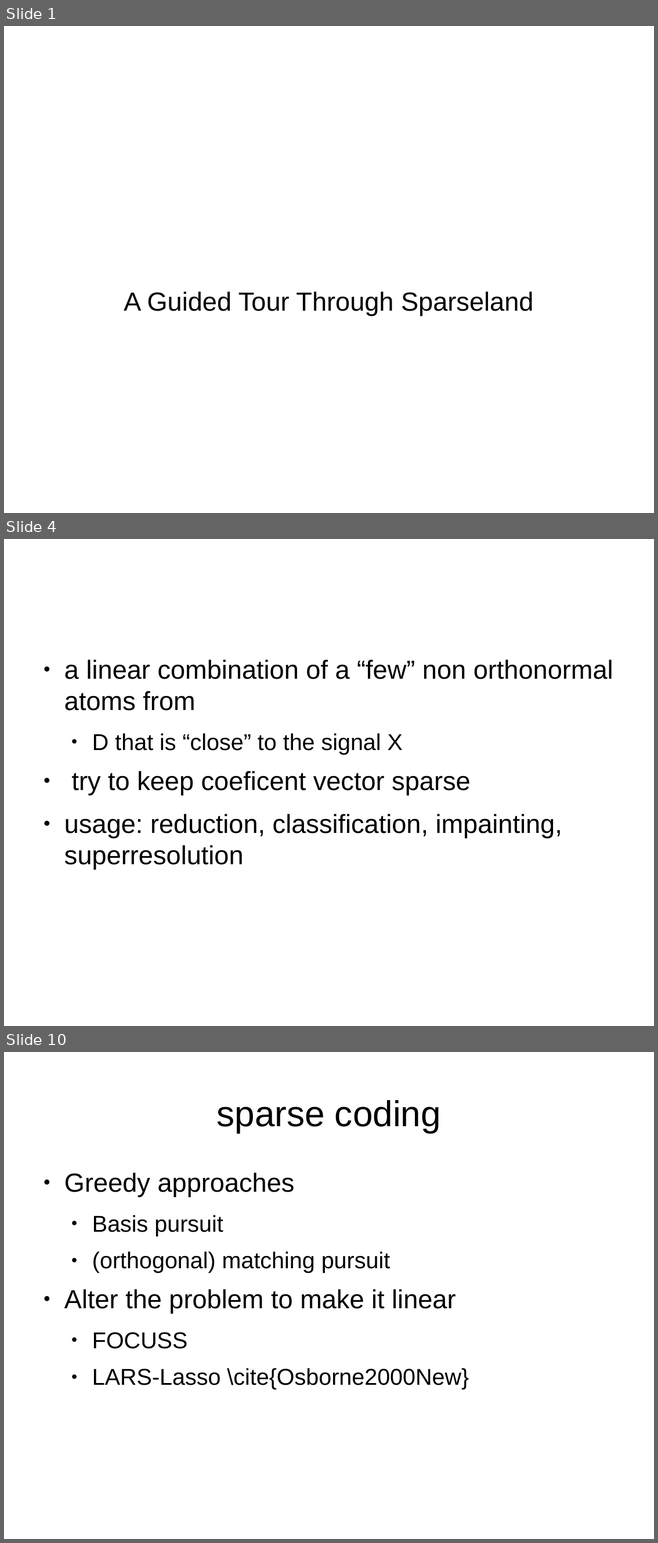
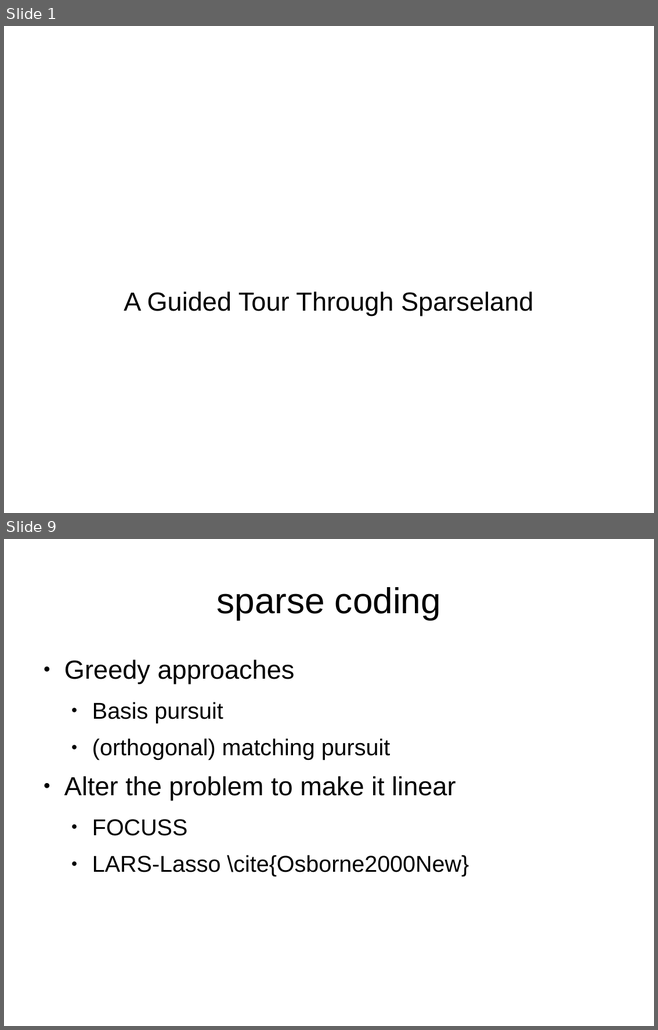
Before and after one commit to Sebu/sprs, a slide deck: progress_report/progress_report.odp. Shown one above the other, each under a label of ours: slides 1, 4 and 10 before the commit, slides 1 and 9 after it; the slides between them are not shown. The pictures are 658x1543 and 658x1030 pixels, drawn with LibreOffice and Linux fonts; fonts in the diff are those of the drawing. Boxes give left, top, right and bottom in pixels: in the first picture for what was removed or moved away, otherwise in the second. Text is boxed around its words. In the diff, an @@ line names an element or a change of style, - is before the commit and + after.

```diff
--- a/progress_report/progress_report.odp
+++ b/progress_report/progress_report.odp
@@ slide 4 removed at (4,539,654,1026), background #FFFFFF @@
@@ text removed at (64,660,613,870) @@
-● a linear combination of a “few” non orthonormal atoms from
-  ● D that is “close” to the signal X
-● try to keep coeficent vector sparse
-● usage: reduction, classification, impainting, superresolution
@@ what was slide 10 is now slide 9 @@
```
Also in this commit, not shown: 10 slides changed, 2 slides added, 1 other slide removed, 11 other files.
